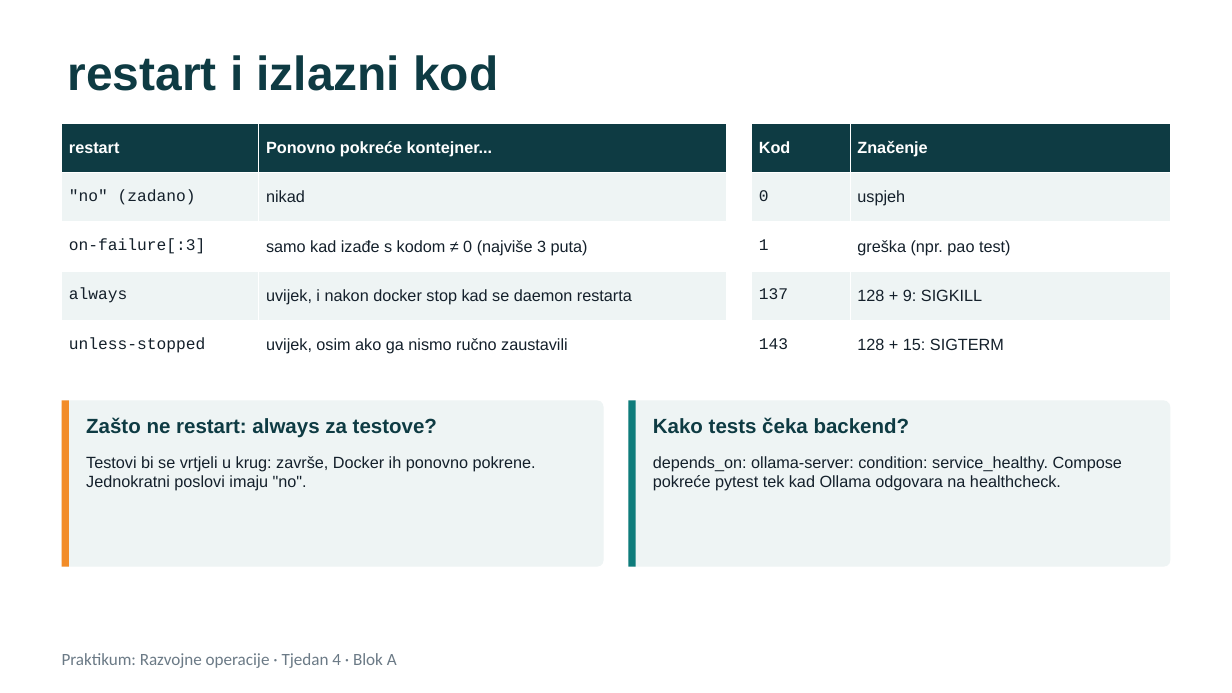
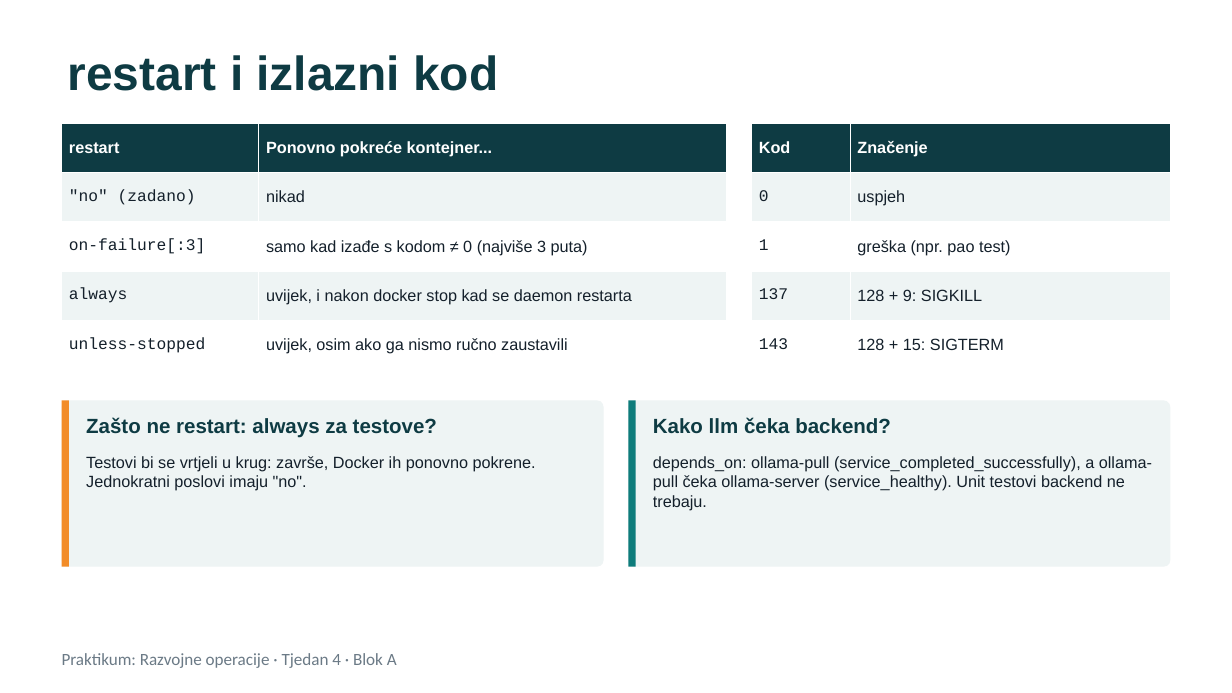
Before and after one commit to unipu-pro/praktikum, a slide deck: slide 25 of 4. Docker Compose i testovi/blok-a-predavanje.pptx. Drawn at 1232x693 pixels with LibreOffice and Linux fonts; fonts in the diff are those of the drawing. Boxes give left, top, right and bottom in pixels: in the first picture for what was removed or moved away, otherwise in the second. Text is boxed around its words. In the diff, an @@ line names an element or a change of style, - is before the commit and + after.

Commit message:
perf(compose): week 4

```diff
--- a/4. Docker Compose i testovi/blok-a-predavanje.pptx
+++ b/4. Docker Compose i testovi/blok-a-predavanje.pptx
@@ text at [653,417,891,434]: text changed @@
-Kako tests čeka backend?
+Kako llm čeka backend?
@@ text at [653,456,1152,511]: text changed @@
-depends_on: ollama-server: condition: service_healthy. Compose pokreće pytest tek kad Ollama odgovara na healthcheck.
+depends_on: ollama-pull (service_completed_successfully), a ollama-pull čeka ollama-server (service_healthy). Unit testovi backend ne trebaju.
```
Also in this commit, not shown: 5 other slides changed, 5 other files.
